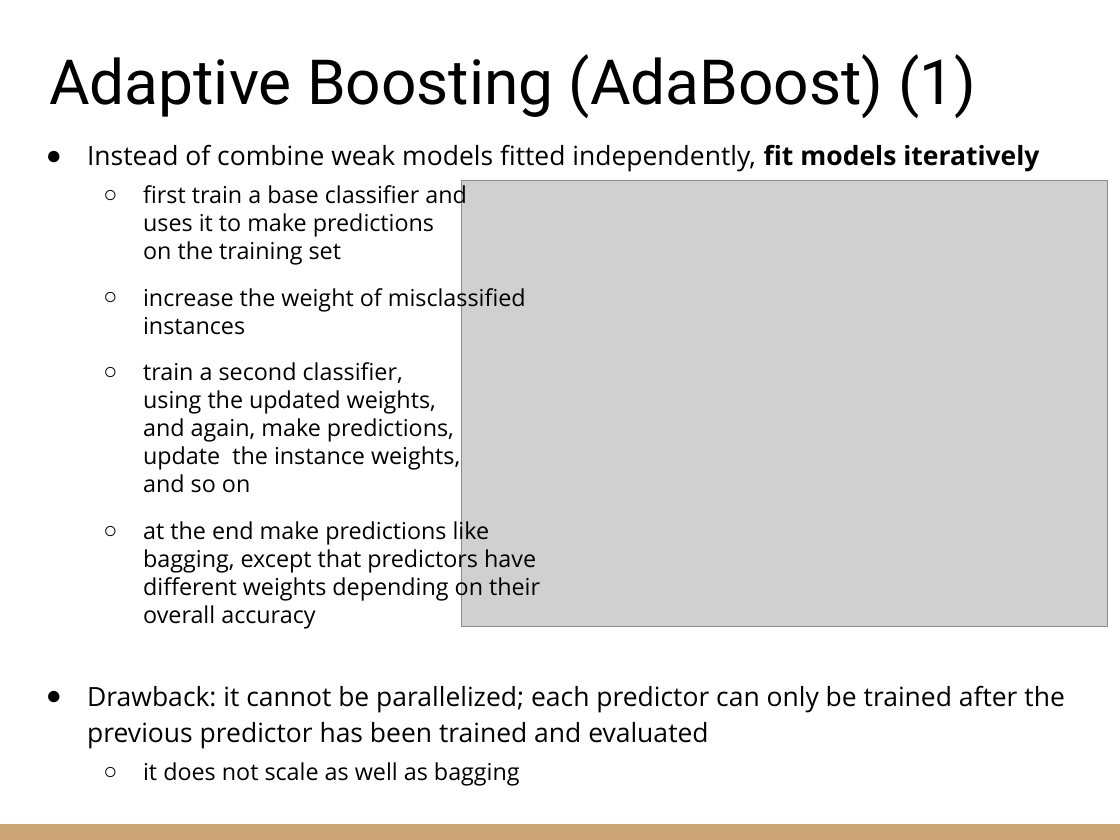
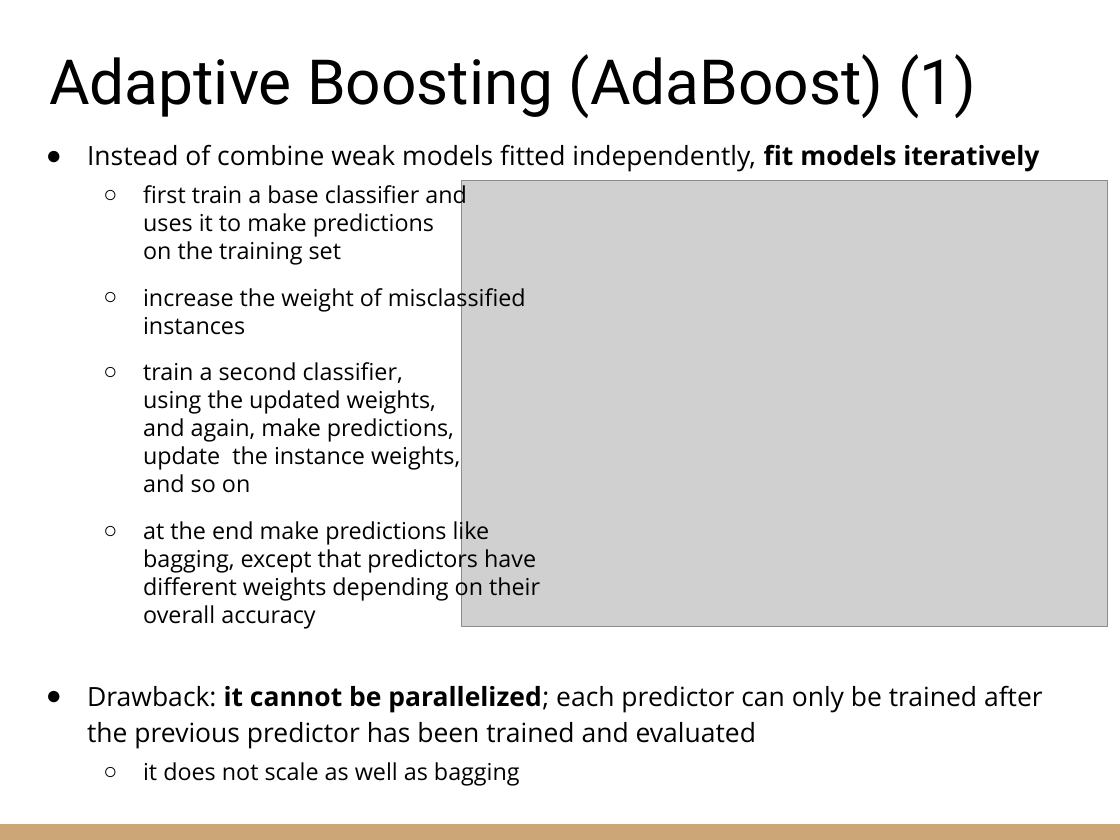
Before and after one commit to riccardoberta/machine-learning, a slide deck: slide 11 of 06 - Ensemble Learning/slides.pptx. Drawn at 1120x840 pixels with LibreOffice and Linux fonts; fonts in the diff are those of the drawing; grey boxes stand for pictures. Boxes give left, top, right and bottom in pixels: in the first picture for what was removed or moved away, otherwise in the second. Text is boxed around its words. In the diff, an @@ line names an element or a change of style, - is before the commit and + after.

```diff
--- a/06 - Ensemble Learning/slides.pptx
+++ b/06 - Ensemble Learning/slides.pptx
@@ text at (87, 685, 1043, 749): bold on in "it cannot be parallelized;" @@
```
Also in this commit, not shown: 5 other slides changed, 7 other files.
